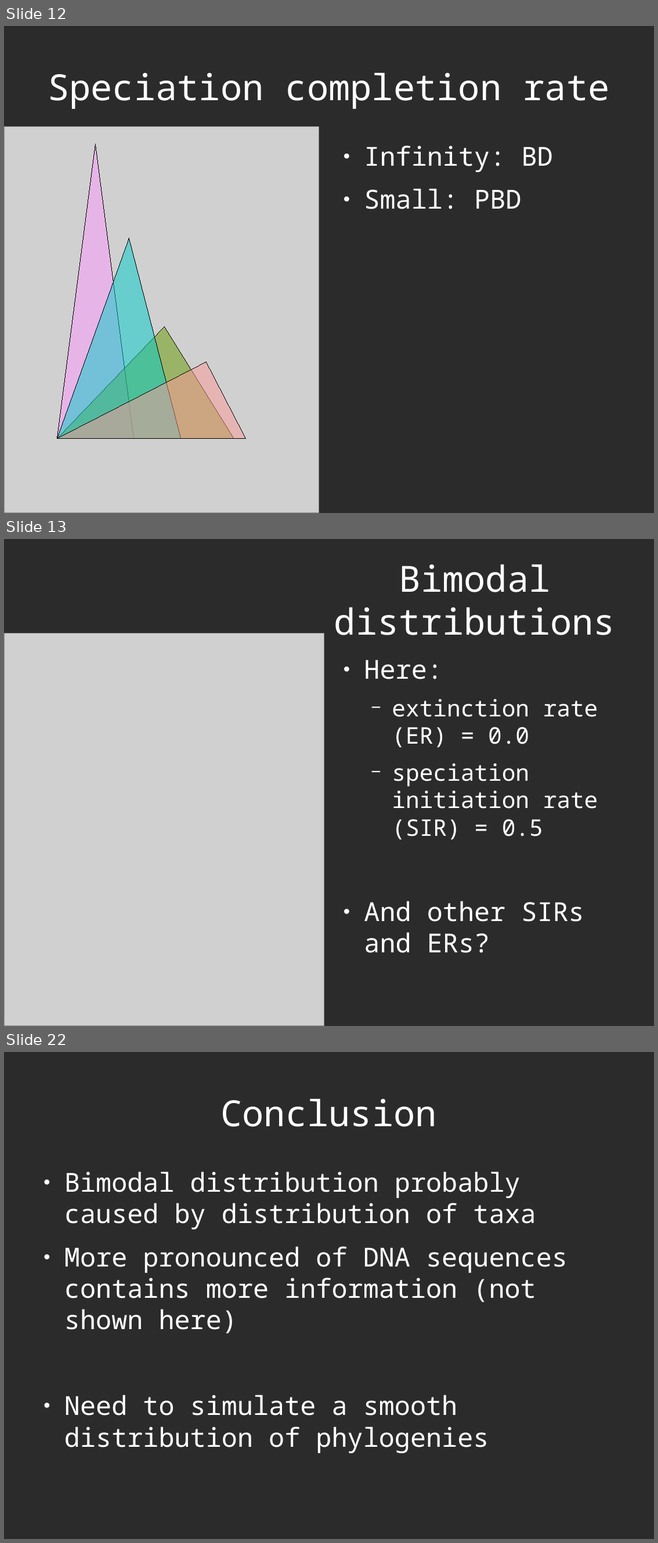
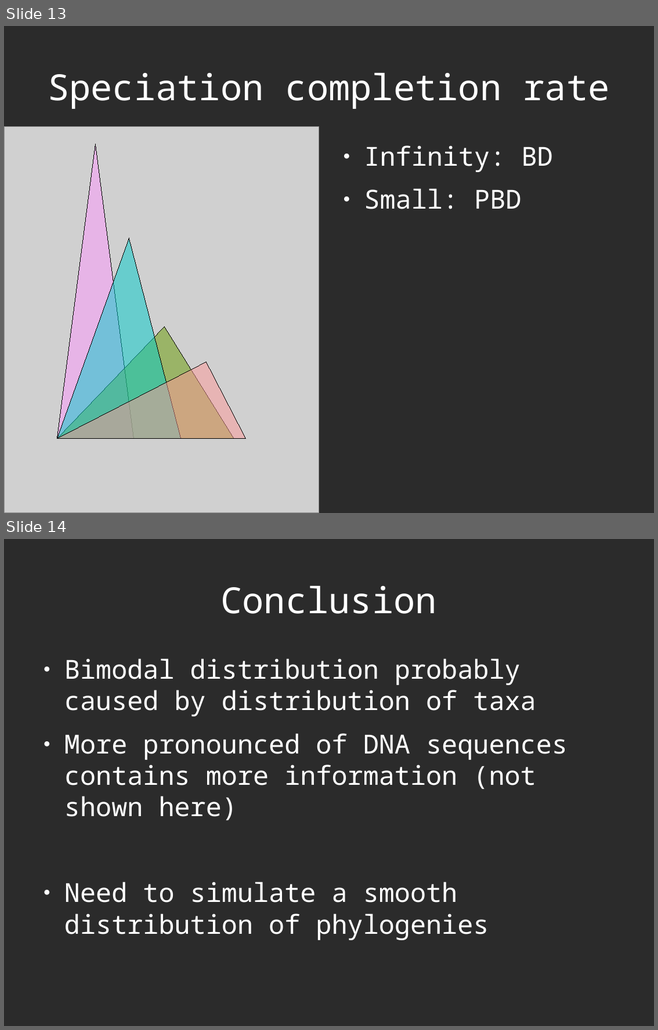
Before and after one commit to richelbilderbeek/Science, a slide deck: Bilderbeek20170213TresMeeting/20170213TresMeeting.odp. Shown one above the other, each under a label of ours: slides 12, 13 and 22 before the commit, slides 13 and 14 after it; the slides between them are not shown. The pictures are 658x1543 and 658x1030 pixels, drawn with LibreOffice and Linux fonts; fonts in the diff are those of the drawing; grey boxes stand for pictures; background and template pictures are left out; a plain dark background stands for a picture behind light text. Boxes give left, top, right and bottom in pixels: in the first picture for what was removed or moved away, otherwise in the second. Text is boxed around its words. In the diff, an @@ line names an element or a change of style, - is before the commit and + after.

```diff
--- a/Bilderbeek20170213TresMeeting/20170213TresMeeting.odp
+++ b/Bilderbeek20170213TresMeeting/20170213TresMeeting.odp
@@ slide 13 removed at box(4, 539, 654, 1026), background picture (left out) @@
@@ title removed at box(334, 565, 615, 635) @@
-Bimodal distributions
@@ picture removed at box(4, 634, 324, 1026) @@
@@ text removed at box(364, 660, 598, 953) @@
-● Here:
-  − extinction rate (ER) = 0.0
-  − speciation initiation rate (SIR) = 0.5
-● And other SIRs and ERs?
@@ what was slide 12 is now slide 13 @@
@@ what was slide 22 is now slide 14 @@
```
Also in this commit, not shown: 1 slide changed, 2 slides added, 10 other slides removed, 11 other files.
